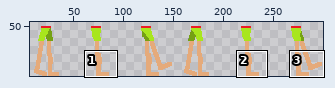
Edited in one commit: sprite sheet (sprites/Legs-Sheet.png). The picture above shows the old version from afar; the outline marks the close-up.
Close-up. The starting point:
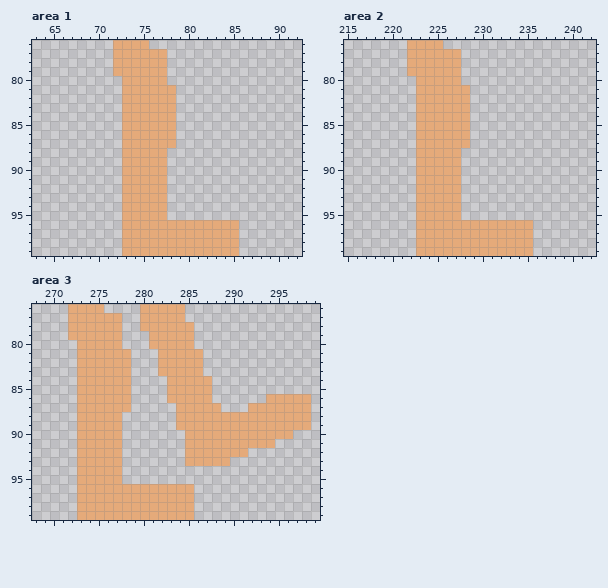
The file is 300x100 pixels. Shown: area 1: x 63..92, y 76..99; area 2: x 215..242, y 76..99; area 3: x 268..299, y 76..99. The wide view leaves out empty margins. The commit also changed other parts of the picture, which this record leaves out.
The same view after the edit:
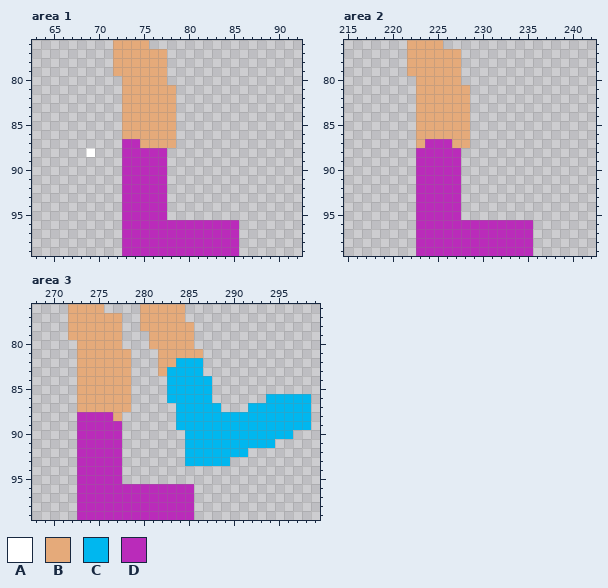
Palette (. is transparent): A #ffffff  B #e5aa7a  C #00b7ef  D #ba2bba
Edits made:
Changed rows in their new state; - is an unchanged pixel.
Area 1:
first column x 69:
 87 ----DD-----------
 88 A---DDDDD--------
 89 ----DDDDD--------
 90 ----DDDDD--------
 91 ----DDDDD--------
 92 ----DDDDD--------
 93 ----DDDDD--------
 94 ----DDDDD--------
 95 ----DDDDD--------
 96 ----DDDDDDDDDDDDD
 97 ----DDDDDDDDDDDDD
 98 ----DDDDDDDDDDDDD
 99 ----DDDDDDDDDDDDD
Area 2:
first column x 223:
 87 -DDD---------
 88 DDDDD--------
 89 DDDDD--------
 90 DDDDD--------
 91 DDDDD--------
 92 DDDDD--------
 93 DDDDD--------
 94 DDDDD--------
 95 DDDDD--------
 96 DDDDDDDDDDDDD
 97 DDDDDDDDDDDDD
 98 DDDDDDDDDDDDD
 99 DDDDDDDDDDDDD
Area 3:
first column x 273:
 82 -----------CCC------------
 83 ----------CCCC------------
 84 ----------CCCCC-----------
 85 ----------CCCCC-----------
 86 ----------CCCCC------CCCCC
 87 -----------CCCCC---CCCCCCC
 88 DDDD-------CCCCCCCCCCCCCCC
 89 DDDDD------CCCCCCCCCCCCCCC
 90 DDDDD-------CCCCCCCCCCCC--
 91 DDDDD-------CCCCCCCCCC----
 92 DDDDD-------CCCCCCC-------
 93 DDDDD-------CCCCC---------
 94 DDDDD---------------------
 95 DDDDD---------------------
 96 DDDDDDDDDDDDD-------------
 97 DDDDDDDDDDDDD-------------
 98 DDDDDDDDDDDDD-------------
 99 DDDDDDDDDDDDD-------------
Pixel boxes of the changes (left, top, right, bottom) in both close-ups:
changed: (86, 139, 239, 256)
changed: (416, 139, 533, 256)
changed: (77, 358, 311, 520)
